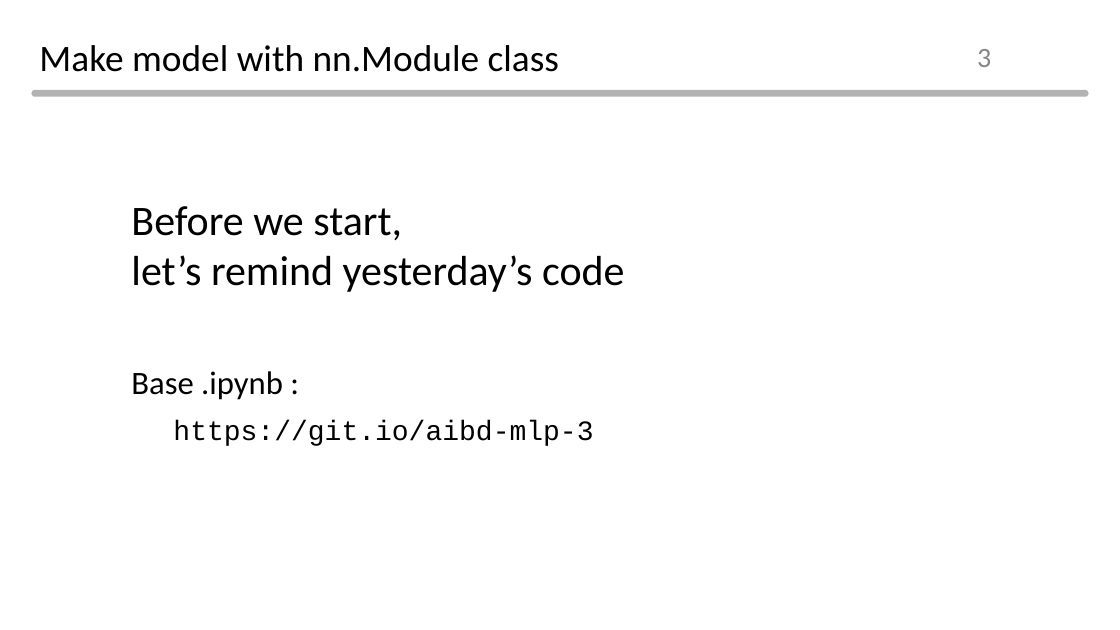
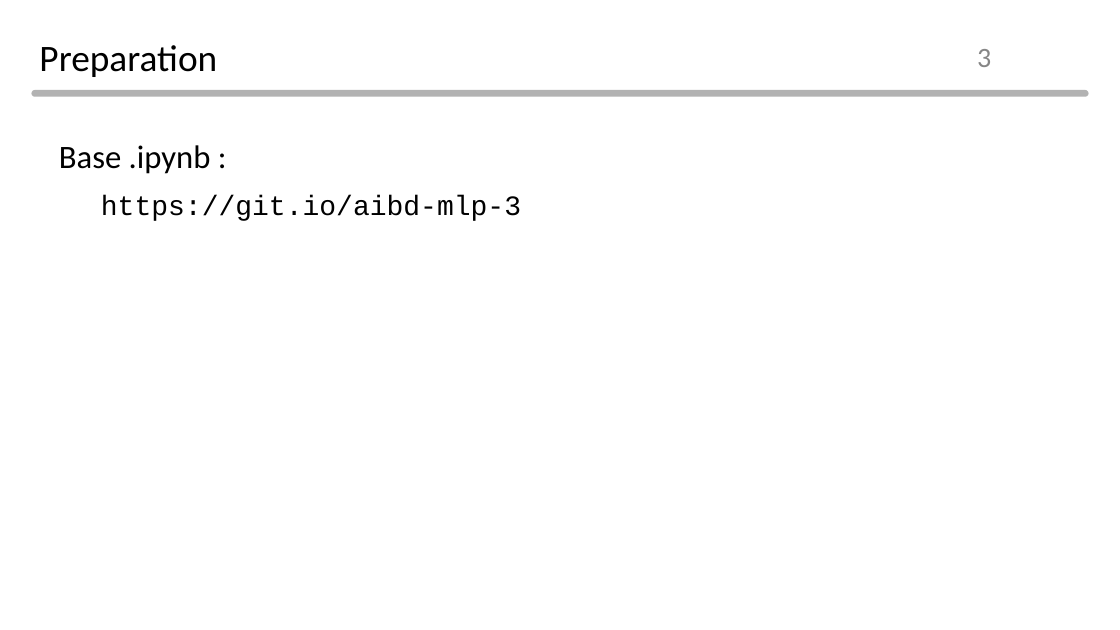
Before and after one commit to Normalist-K/aibd-2021-2, a slide deck: slide 3 of ppt/day3.pptx. Drawn at 1120x630 pixels with LibreOffice and Linux fonts; fonts in the diff are those of the drawing; background and template pictures are left out. Boxes give left, top, right and bottom in pixels: in the first picture for what was removed or moved away, otherwise in the second. Text is boxed around its words. In the diff, an @@ line names an element or a change of style, - is before the commit and + after.

```diff
--- a/ppt/day3.pptx
+++ b/ppt/day3.pptx
@@ title at (x1=39, y1=45, x2=217, y2=77): text changed @@
-Make model with nn.Module class
+Preparation
@@ text "Base .ipynb :" moved from (x1=131, y1=371, x2=593, y2=446) to (x1=59, y1=145, x2=521, y2=221) @@
@@ text removed at (x1=131, y1=206, x2=624, y2=292) @@
-Before we start,
-let’s remind yesterday’s code
```
Also in this commit, not shown: 22 other slides changed, 15 slides added, 3 slides removed, 11 other files.
